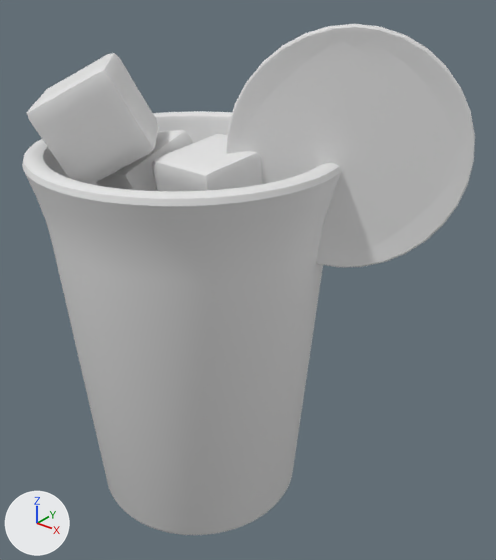
An edit to the OBJ model public/assets/drink-baked/blog0108.obj, drawn before and after from the same camera.
Camera for both pictures: a 50 mm camera at (4.23, -4.43, 5.31) aimed at (0.56, 0.16, 2.47). The axes (+X, +Y, +Z) are drawn at lower left. The lights are the same throughout. The older version comes first. Where no turn or scale is listed for an object, it has been applied to the vertices.
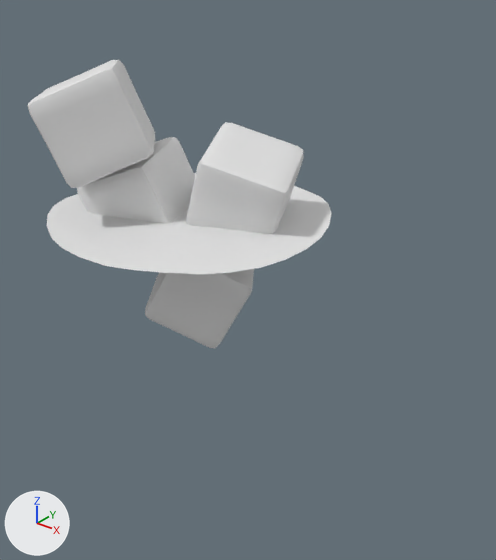
The change, as JSON lines over the scene's bpy script:
```json
{"block": "me_cube", "where": "# used by ob_cube; location = (0.0, 0.0, 0.0)"}
{"op": "remove", "block": "me_cube", "code": "me_cube.from_pydata(...)  # 386 vertices, 384 faces; spans x -0.65..0.622, y -0.633..0.618, z 1.772..2.883"}
{"op": "add", "block": "me_cube", "code": "me_cube.from_pydata(...)  # 386 vertices, 384 faces; spans x -0.561..0.688, y -0.553..0.638, z 1.787..2.823"}
{"block": "me_cube", "change": "me_cube part 1: the whole mesh is multiplied about its middle by the matrix ((-0.932, -0.326, 0.158), (0.042, 0.335, 0.941), (-0.36, 0.884, -0.299)), then moved by (0.077, 0.05, -0.023)"}
{"block": "me_cube_001", "where": "# used by ob_cube_001; location = (0.0, 0.0, 0.0)"}
{"op": "remove", "block": "me_cube_001", "code": "me_cube_001.from_pydata(...)  # 386 vertices, 384 faces; spans x -0.986..0.042, y -0.532..0.555, z 2.662..3.774"}
{"op": "add", "block": "me_cube_001", "code": "me_cube_001.from_pydata(...)  # 386 vertices, 384 faces; spans x -1.005..0.133, y -0.713..0.366, z 2.636..3.691"}
{"block": "me_cube_001", "change": "me_cube_001 part 2: the whole mesh is multiplied about its middle by the matrix ((0.89, -0.412, -0.197), (0.447, 0.872, 0.197), (0.091, -0.264, 0.96)), then moved by (0.036, -0.185, -0.055)"}
{"block": "me_cube_002", "where": "# used by ob_cube_002; location = (0.0, 0.0, 0.0)"}
{"op": "remove", "block": "me_cube_002", "code": "me_cube_002.from_pydata(...)  # 386 vertices, 384 faces; spans x -0.054..0.892, y -0.563..0.418, z 2.889..3.812"}
{"op": "add", "block": "me_cube_002", "code": "me_cube_002.from_pydata(...)  # 386 vertices, 384 faces; spans x -0.093..1.09, y -0.355..0.724, z 2.793..3.881"}
{"block": "me_cube_002", "change": "me_cube_002 part 3: the whole mesh is multiplied about its middle by the matrix ((0.192, -0.942, 0.274), (-0.096, -0.296, -0.95), (0.977, 0.156, -0.147)), then moved by (0.079, 0.257, -0.013)"}
{"block": "me_cube_003", "where": "# used by ob_cube_003; location = (0.0, 0.0, 0.0)"}
{"op": "remove", "block": "me_cube_003", "code": "me_cube_003.from_pydata(...)  # 386 vertices, 384 faces; spans x -1.218..0.013, y -1.135..0.094, z 3.406..4.46"}
{"op": "add", "block": "me_cube_003", "code": "me_cube_003.from_pydata(...)  # 386 vertices, 384 faces; spans x -1.177..0.046, y -1.16..0.033, z 3.415..4.441"}
{"block": "me_cube_003", "change": "me_cube_003 part 4: the whole mesh is multiplied about its middle by the matrix ((0.471, -0.473, -0.744), (-0.415, 0.626, -0.66), (0.778, 0.62, 0.099)), then moved by (0.037, -0.043, -0.005)"}
{"block": "me_plane", "where": "# used by ob_plane; location = (0.0, 0.0, 0.0)"}
{"op": "remove", "block": "me_plane", "code": "me_plane.from_pydata(...)  # 262 vertices, 82 faces; spans x -1.3..1.3, y -1.3..1.3, z 3.02..3.1"}
{"op": "add", "block": "me_plane", "code": "me_plane.from_pydata(...)  # 236 vertices, 177 faces; spans x -1.31..1.31, y -1.31..1.31, z 3.02..3.11"}
{"block": "me_plane", "change": "me_plane part 5: 16 vertices moved from x -0.72..0.72, y -1.3..1.3, z 3.05..3.08 to x -0.73..0.73, y -1.31..1.31, z 3.05..3.08; 192 vertices removed from x -1.3..1.3, y -1.3..1.3, z 3.02..3.1; 166 vertices added at x -1.31..1.31, y -1.29..1.29, z 3.02..3.11"}
{"op": "remove", "block": "ob_circle_001", "code": ["ob_circle_001 = bpy.data.objects.new('Circle.001', me_circle_001)", "ob_circle_001.location = (0.0, 0.0, 0.0)"]}
{"op": "remove", "block": "ob_cylinder", "code": ["ob_cylinder = bpy.data.objects.new('Cylinder', me_cylinder)", "ob_cylinder.location = (0.0, 0.0, 0.0)"]}
```

Changed parts and their boxes (x1, y1, x2, y2) in the pictures (496 x 560 px; the box of a moved part takes in the faces that stretch with it):
```json
{"object": "Cylinder", "change": "deleted", "before": [22, 111, 341, 535]}
{"object": "Circle.001", "change": "deleted", "before": [226, 24, 475, 267]}
{"object": "Cube.002", "change": "reshaped", "before": [152, 134, 262, 191], "after": [186, 122, 304, 234]}
{"object": "Cube.003", "change": "reshaped", "before": [27, 53, 159, 184], "after": [28, 60, 155, 188]}
{"object": "Cube.001", "change": "reshaped", "before": [94, 130, 193, 191], "after": [77, 137, 195, 223]}
{"part": 1, "of": "me_cube", "change": "moved or reshaped", "after": [145, 269, 254, 349], "on screen": "not visible before"}
{"part": 5, "of": "me_plane", "change": "moved or reshaped", "after": [47, 173, 331, 274], "on screen": "not visible before"}
```
